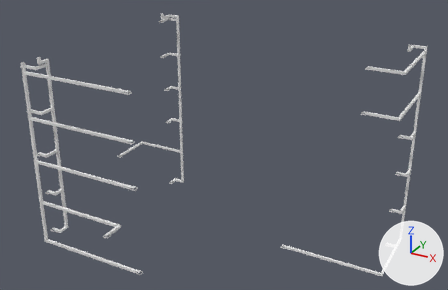
Renders of the Blender file art/blender/ventilation_ducts.blend from each side of a commit.
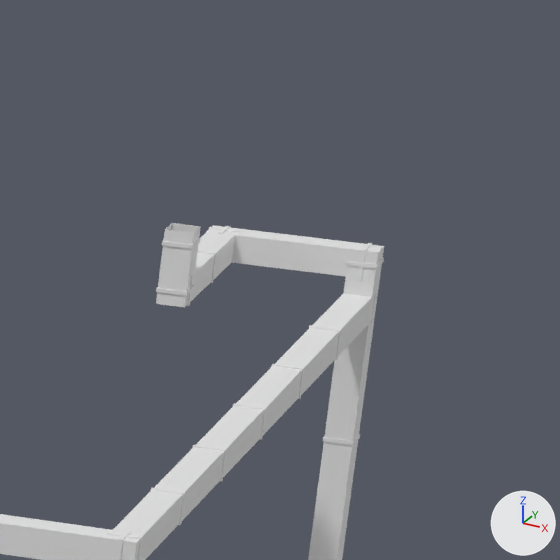
The first picture shows the older version from a 50 mm lens placed at (24.1, -33.7, 30.6), pointed at (3.5, 3.7, 11.9). The close-ups show the older and then the newer version on the part from 88% to 99% of the width and 8% to 25% of the height of that picture. Only the edits that show in the close-ups are written down. The axes (+X, +Y, +Z) are drawn at lower right. The lights are the same throughout.

The first close-up shows 'D_cast_iron', 'D_metal'.
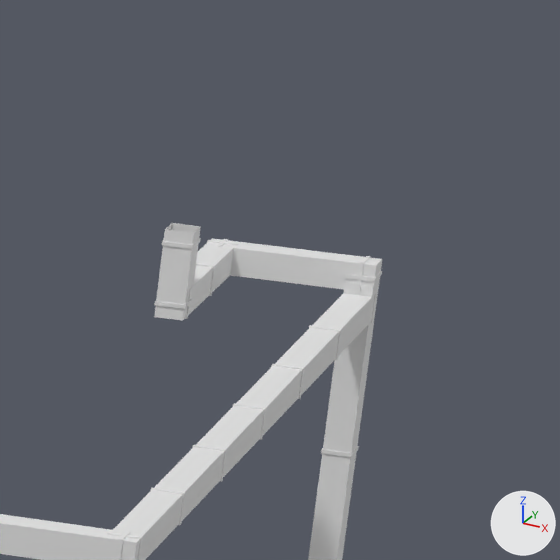
Pixel boxes (x1, y1, x2, y2) of what changed, in the close-ups (560 x 560 px; the box of a moved part takes in the faces that stretch with it):
'D_metal', reshaped
    before: (0, 223, 384, 560)
    after: (0, 223, 382, 560)
'D_cast_iron', reshaped
    before: (107, 226, 384, 560)
    after: (107, 238, 382, 560)
part 1 of me_cube_269, moved or reshaped
    before: (156, 225, 384, 307)
    after: (154, 227, 382, 323)
part 2 of me_cube_273, moved or reshaped
    before: (156, 275, 195, 306)
    after: (154, 288, 193, 319)
part 3 of me_cube_273, moved or reshaped
    before: (198, 250, 217, 283)
    after: (196, 263, 215, 296)
part 4 of me_cube_273, moved or reshaped
    before: (208, 226, 240, 234)
    after: (207, 239, 238, 247)
part 5 of me_cube_273, moved or reshaped
    before: (346, 243, 384, 280)
    after: (344, 256, 382, 293)
part 6 of me_cube_273, moved or reshaped
    before: (323, 434, 360, 445)
    after: (321, 446, 359, 457)

The edits, one by one:
me_cube_269 has 668 vertices, 1388 faces and spans x 7.3..15.7, y 5.9..12.2, z 2.6..19.4.
me_cube_269 is used by ob_d_metal; location (0.0, 0.0, 0.0).
me_cube_269 part 1: 9 vertices moved from x 14.6..15.7, y 10.8..12.2, z 18.9..19.1 to x 14.6..15.5, y 10.8..12.0, z 18.8..19.0; 57 vertices removed from x 14.6..15.7, y 10.8..12.2, z 18.9..19.1; 57 vertices added at x 14.6..15.7, y 10.8..12.2, z 18.8..19.0.
me_cube_273 has 1562 vertices, 3056 faces and spans x 7.5..15.7, y 5.9..12.2, z 2.6..19.3.
me_cube_273 is used by ob_d_cast_iron; location (0.0, 0.0, 0.0).
me_cube_273 part 2: the loose piece of 60 vertices spanning x 14.6..14.8, y 10.8..10.9, z 18.9..19.1 is moved by (0.0, 0.0, -0.1).
me_cube_273 part 3: the loose piece of 16 vertices spanning x 14.6..14.8, y 11.5, z 18.9..19.1 is moved by (0.0, 0.0, -0.1).
me_cube_273 part 4: the loose piece of 60 vertices spanning x 14.6..14.8, y 12.0..12.2, z 18.9..19.1 is moved by (0.0, 0.0, -0.1).
me_cube_273 part 5: the loose piece of 60 vertices spanning x 15.5..15.7, y 12.0..12.2, z 18.9..19.1 is moved by (0.0, 0.0, -0.1).
me_cube_273 part 6: the loose piece of 16 vertices spanning x 15.5..15.7, y 12.0..12.2, z 17.8 is moved by (0.0, 0.0, -0.1).
